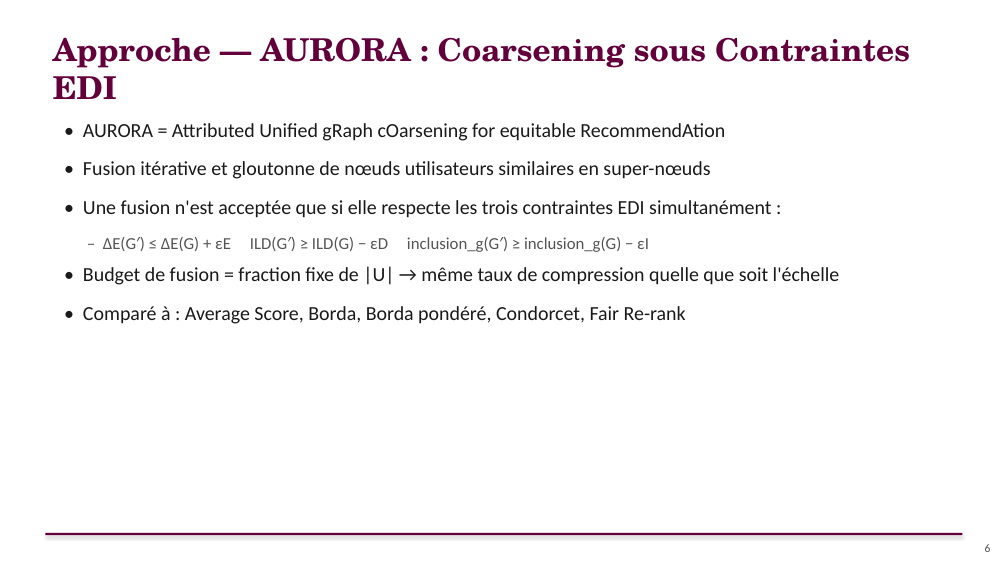
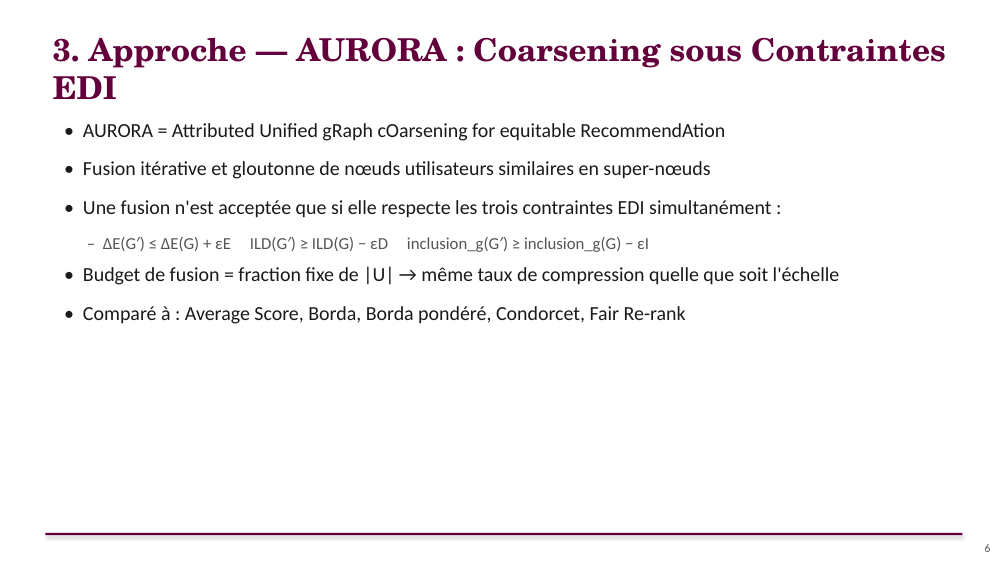
Before and after one commit to sitaacisse-boop/EDI, a slide deck: slide 6 of presentation/AURORA_Soutenance_FR.pptx. Drawn at 1008x567 pixels with LibreOffice and Linux fonts; fonts in the diff are those of the drawing. Boxes give left, top, right and bottom in pixels: in the first picture for what was removed or moved away, otherwise in the second. Text is boxed around its words. In the diff, an @@ line names an element or a change of style, - is before the commit and + after.

```diff
--- a/presentation/AURORA_Soutenance_FR.pptx
+++ b/presentation/AURORA_Soutenance_FR.pptx
@@ text at [53, 37, 946, 99]: text changed @@
-Approche — AURORA : Coarsening sous Contraintes EDI
+3. Approche — AURORA : Coarsening sous Contraintes EDI
```
Also in this commit, not shown: 8 other slides changed.
